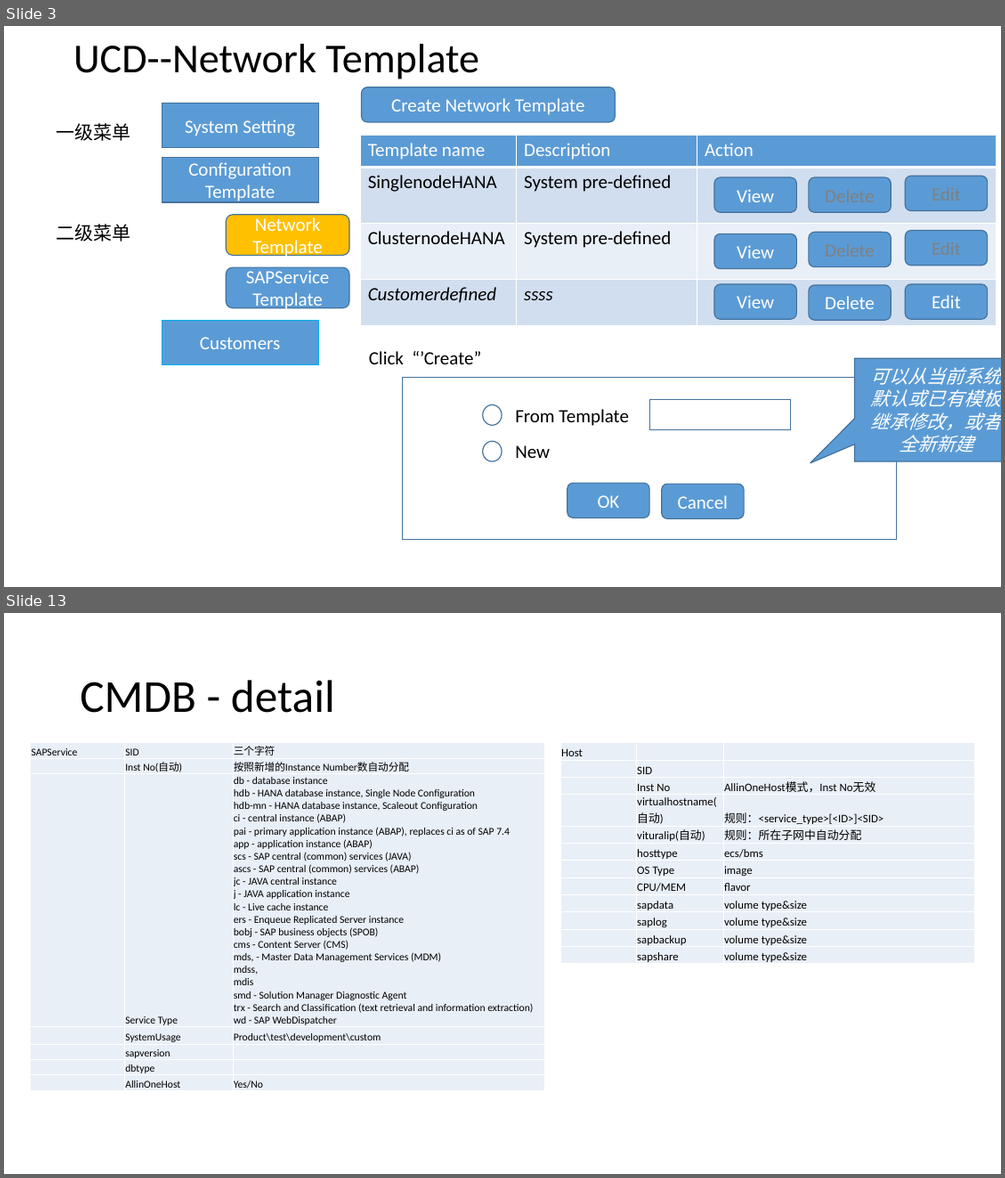
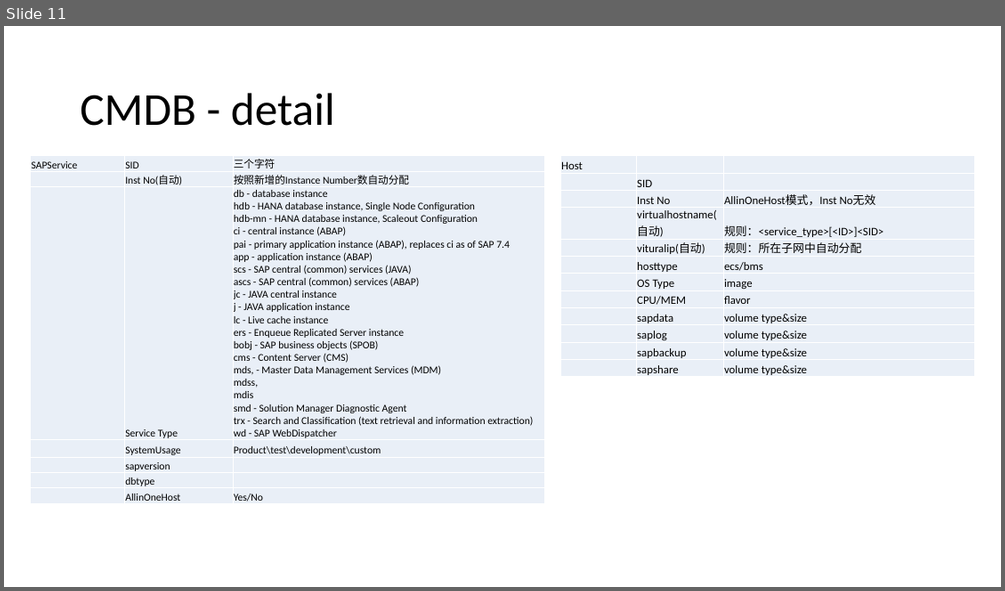
Before and after one commit to otcdevgroup/ManagementService, a slide deck: demo/OTC SAP Management Service UCD & CMDB.pptx. Shown one above the other, each under a label of ours: slides 3 and 13 before the commit, slide 11 after it; the slides between them are not shown. The pictures are 1005x1178 and 1005x591 pixels, drawn with LibreOffice and Linux fonts; fonts in the diff are those of the drawing. Boxes give left, top, right and bottom in pixels: in the first picture for what was removed or moved away, otherwise in the second. Text is boxed around its words. In the diff, an @@ line names an element or a change of style, - is before the commit and + after.

```diff
--- a/demo/OTC SAP Management Service UCD & CMDB.pptx
+++ b/demo/OTC SAP Management Service UCD & CMDB.pptx
@@ slide 3 removed at [4,26,1001,587], background #FFFFFF @@
@@ title removed at [73,44,479,79] @@
-UCD--Network Template
@@ rectangle removed at [162,103,319,148] @@
-System Setting
@@ rounded rectangle removed at [362,87,615,122] @@
-Create Network Template
@@ text removed at [56,123,130,141] @@
-一级菜单
@@ rectangle removed at [162,158,319,202] @@
-Configuration Template
@@ table removed at [361,135,997,326], 4 rows, 3 columns @@
-Template name | Description | Action
-SinglenodeHANA | System pre-defined | 
-ClusternodeHANA | System pre-defined | 
-Customerdefined | ssss | 
@@ rounded rectangle removed at [714,177,797,212] @@
-View
@@ rounded rectangle removed at [809,177,890,212] @@
@@ rounded rectangle removed at [905,176,987,211] @@
@@ text removed at [56,224,130,241] @@
-二级菜单
@@ rounded rectangle removed at [226,215,349,255] @@
-Network Template
@@ rounded rectangle removed at [714,234,797,269] @@
-View
@@ rounded rectangle removed at [809,232,890,267] @@
@@ rounded rectangle removed at [905,230,987,265] @@
@@ rounded rectangle removed at [226,267,349,308] @@
-SAPService Template
@@ rounded rectangle removed at [714,284,797,319] @@
-View
@@ rounded rectangle removed at [809,285,890,320] @@
-Delete
@@ rounded rectangle removed at [905,284,987,319] @@
-Edit
@@ rectangle removed at [162,320,319,365] @@
-Customers
@@ text removed at [369,351,481,364] @@
-Click “’Create”
@@ speech box removed at [854,358,1001,461] @@
-可以从当前系统默认或已有模板继承修改，或者全新新建
@@ rectangle removed at [403,377,896,540] @@
@@ ellipse removed at [483,405,502,426] @@
@@ text removed at [515,409,628,426] @@
-From Template
@@ rectangle removed at [649,400,791,430] @@
@@ ellipse removed at [483,441,502,461] @@
@@ text removed at [515,445,550,458] @@
-New
@@ rounded rectangle removed at [567,483,649,518] @@
-OK
@@ rounded rectangle removed at [662,483,744,519] @@
-Cancel
@@ what was slide 13 is now slide 11 @@
```
Also in this commit, not shown: 9 slides changed, 1 slide added, 6 other slides removed, 2 other files.
